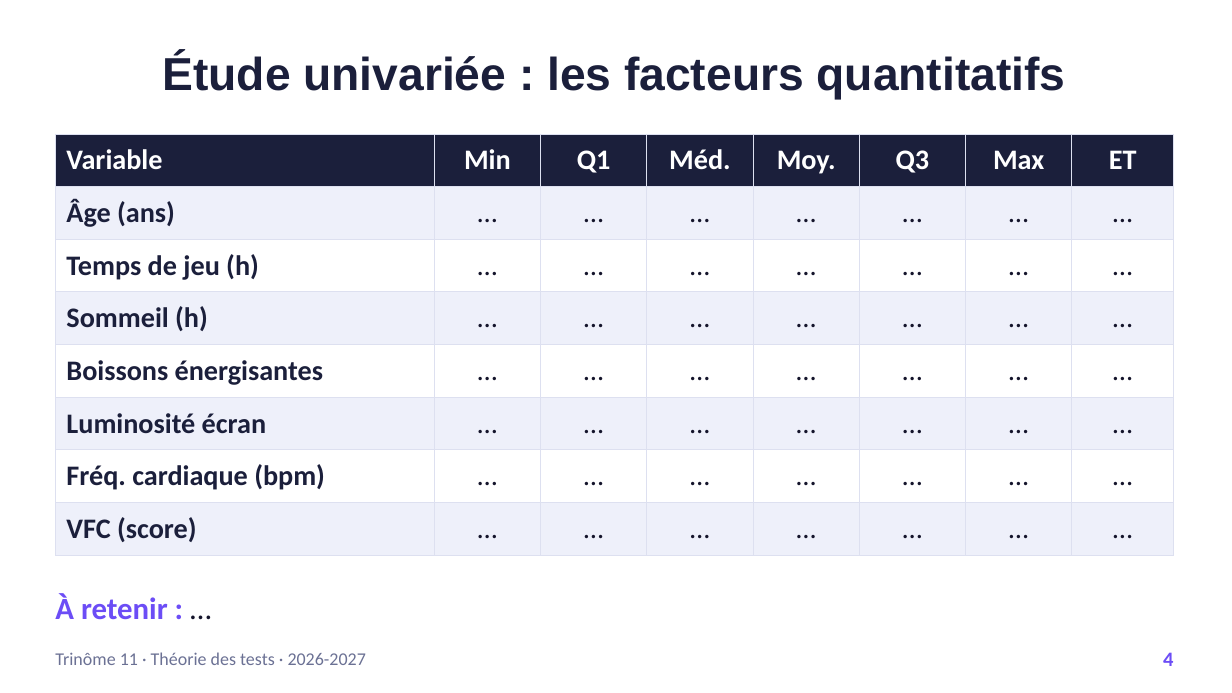
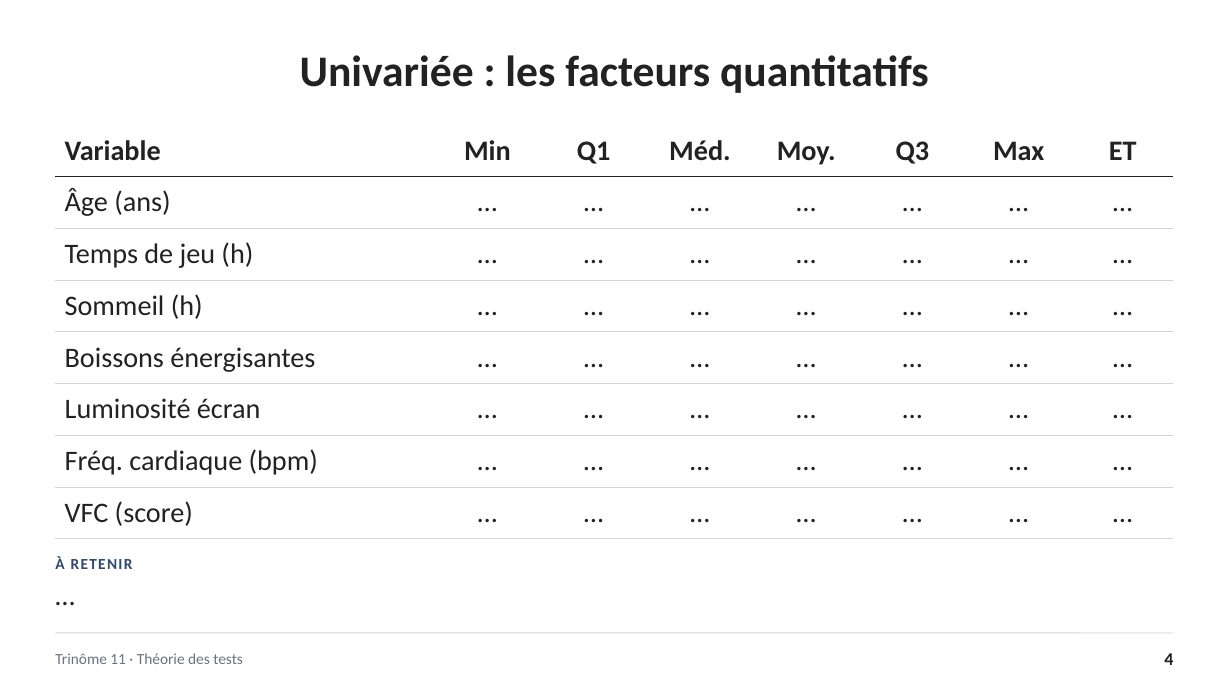
Before and after one commit to t4gfc6vrhp-eng/Stats, a slide deck: slide 5 of slides/presentation_trinome11.pptx. Drawn at 1232x693 pixels with LibreOffice and Linux fonts; fonts in the diff are those of the drawing. Boxes give left, top, right and bottom in pixels: in the first picture for what was removed or moved away, otherwise in the second. Text is boxed around its words. In the diff, an @@ line names an element or a change of style, - is before the commit and + after.

```diff
--- a/slides/presentation_trinome11.pptx
+++ b/slides/presentation_trinome11.pptx
@@ title at [300, 55, 929, 93]: text changed; size 36 to 34 pt; font Arial to Calibri; text colour #1B1F3B to #222222 @@
-Étude univariée : les facteurs quantitatifs
+Univariée : les facteurs quantitatifs
@@ table at [55, 125, 1174, 530] @@
@@ fill #1B1F3B to none in row 1 @@
@@ fill #EEF0FA to none in 32 cells @@
@@ fill #FFFFFF to none in 24 cells @@
@@ text colour #FFFFFF to #222222 in "Variable", "Min", "Q1", "Méd." and 4 more places @@
@@ text colour #1B1F3B to #222222, bold off in "Âge (ans)", "Temps de jeu (h)", "Sommeil (h)", "Boissons énergisantes" and 3 more places @@
@@ text colour #14142B to #222222 in "…", "…", "…", "…" and 45 more places @@
@@ borders changed @@
@@ table: place and size @@
-table at [55, 134, 1174, 546]
+table at [55, 125, 1174, 530]
@@ text at [55, 556, 133, 569]: text changed; size 24 to 12 pt; text colour #6C4DF6 to #2F4A6D @@
-À retenir : …
+À RETENIR
@@ text added at [55, 578, 1174, 624], 22 pt, text #222222 @@
+…
@@ text at [55, 653, 243, 664]: text changed; size 14 to 12 pt; text colour #6B7194 to #6B7280 @@
-Trinôme 11 · Théorie des tests · 2026-2027
+Trinôme 11 · Théorie des tests
@@ line added from (55, 633) to (1174, 633), #D1D5DB 0.75 pt @@
@@ text "4" at [1164, 653, 1173, 665]: size 16 to 14 pt, text colour #6C4DF6 to #222222 @@
```
Also in this commit, not shown: 4 other slides changed, 10 slides added, 4 other files.
